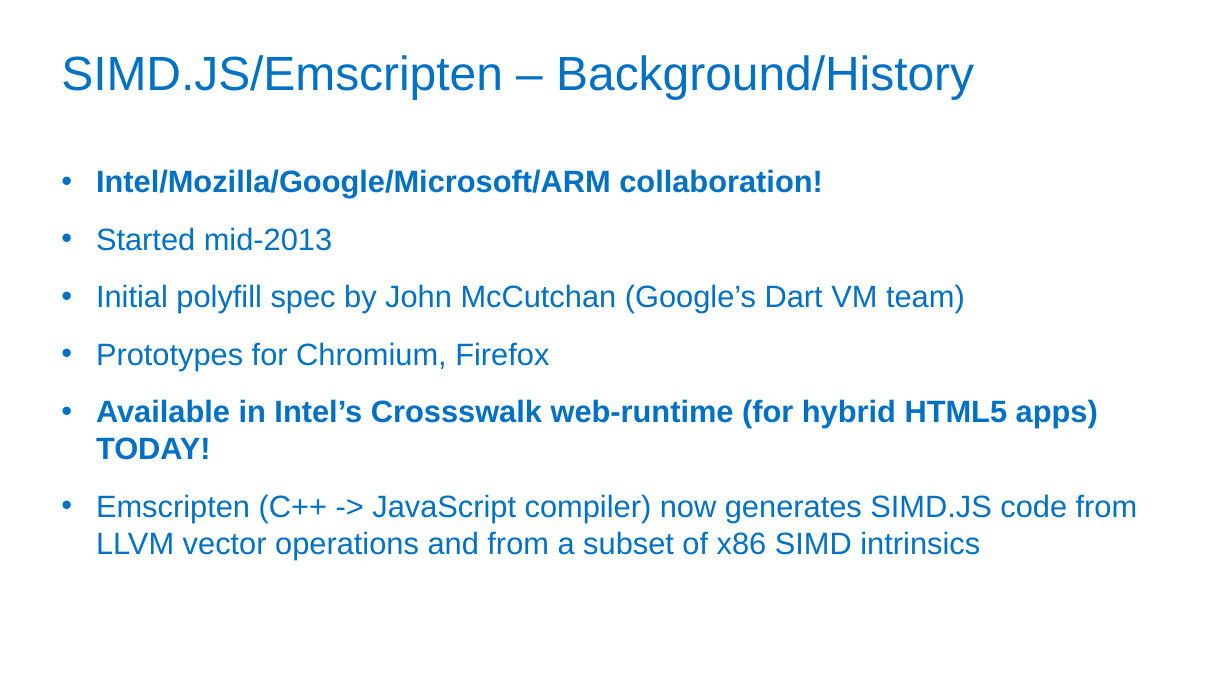
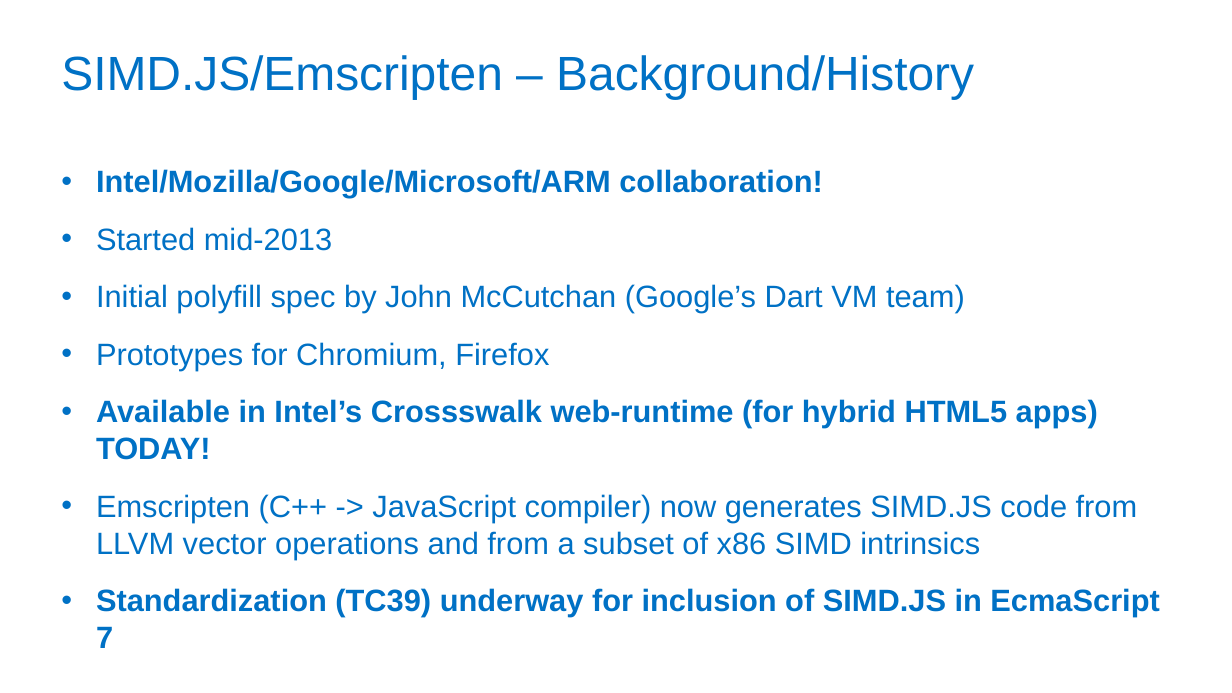
Before and after one commit to PeterJensen/wpmvp2015, a slide deck: slide 8 of simdjs-presentation.pptx. Drawn at 1232x693 pixels with LibreOffice and Linux fonts; fonts in the diff are those of the drawing; background and template pictures are left out. Boxes give left, top, right and bottom in pixels: in the first picture for what was removed or moved away, otherwise in the second. Text is boxed around its words. In the diff, an @@ line names an element or a change of style, - is before the commit and + after.

```diff
--- a/simdjs-presentation.pptx
+++ b/simdjs-presentation.pptx
@@ text at (x1=96, y1=588, x2=1159, y2=617): paragraph added @@
+• Standardization (TC39) underway for inclusion of SIMD.JS in EcmaScript 7
```
Also in this commit, not shown: 4 other slides changed, 8 slides added, 1 other file.
